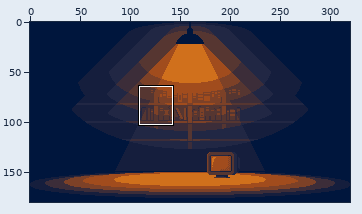
Pixel-art file: assets/images/canvas.ase. Above: a wide view before the commit, with the close-up outlined.
Close-up. Earlier state:
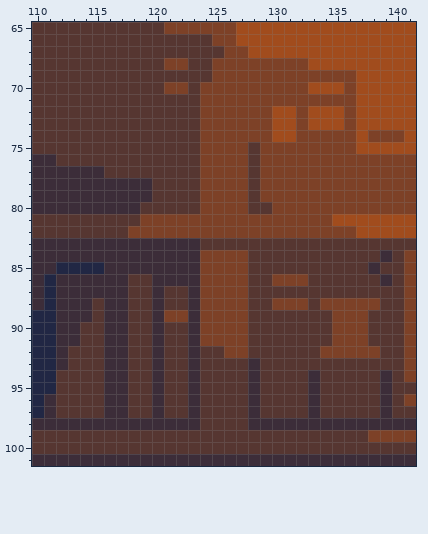
320x180 pixels, 1 frame. Shown: x 110..141, y 65..101. The commit also changed other parts of the picture, which this record leaves out.
Now the later version:
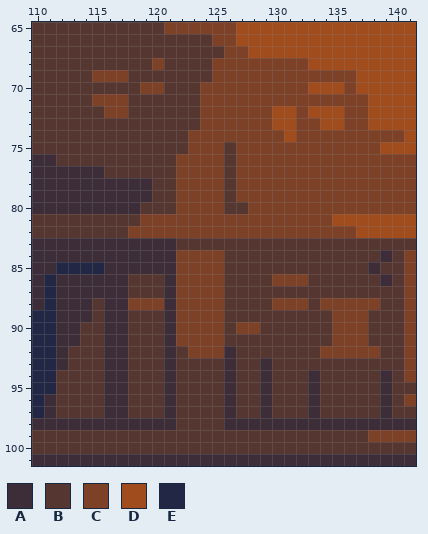
Palette (. is transparent): A #3c2d39  B #563631  C #7d4127  D #a14c1d  E #212744
Difference:
Layers "BOOKS", "SHELVES":
y 68: x 120..122 BCC -> CBB
y 69: x 115..117 BBB -> CCC
y 70: x 119..122 BBCC -> CCBB
y 71: x 115..117 BBB -> CCC; x 137 D -> C
y 72: x 116..117 BB -> CC; x 137 D -> C
y 73: x 133 D -> C; x 137 D -> C
y 74: x 123 B -> C; x 130 D -> C; x 137 D -> C
y 75: x 123 B -> C; x 126 C -> B; x 128 B -> C; x 137..138 DD -> CC
y 76..79: x 122..123 BB -> CC; x 126 C -> B; x 128 B -> C
y 80: x 122..123 BB -> CC; x 126..129 CCBB -> BBCC
y 83: x 122..123 AA -> BB
y 84..85: x 122..123 AA -> CC; x 126..127 CC -> BB
y 86: x 120 A -> B; x 122..123 AA -> CC; x 126..127 CC -> BB
y 87: x 120..123 ABBA -> BACC; x 126..127 CC -> BB
y 88: x 118..123 BBABBA -> CCCACC; x 126..127 CC -> BB
y 89: x 120..121 AC -> BA; x 123 A -> C; x 126..127 CC -> BB
y 90: x 120..123 ABBA -> BACC; x 126 C -> B; x 128 B -> C
y 91: x 120..123 ABBA -> BACC; x 126..127 CC -> BB
y 92: x 120..121 AB -> BA; x 123..127 ABBCC -> CCCAB
y 93..97: x 120..121 AB -> BA; x 123 A -> B; x 126 B -> A; x 128..129 AB -> BA
y 98: x 122..123 AA -> BB; x 126..127 BB -> AA
Pixel boxes of the changes (left, top, right, bottom) in both close-ups:
changed: (92, 58, 188, 118)
changed: (356, 94, 380, 154)
changed: (128, 118, 320, 430)
